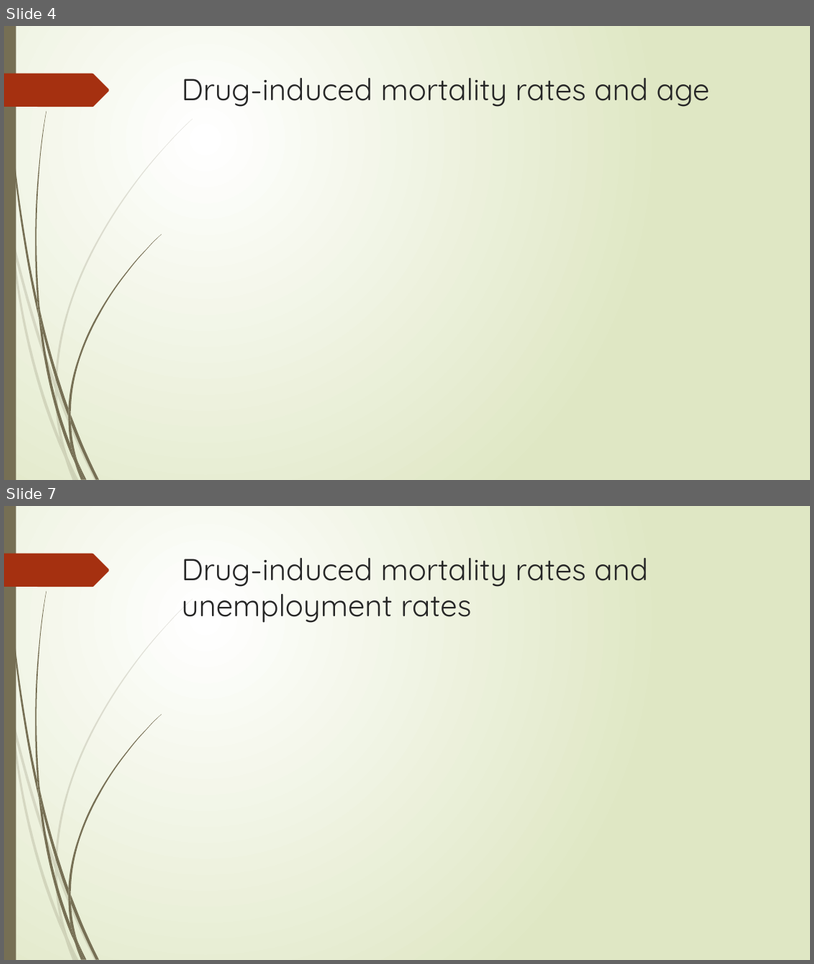
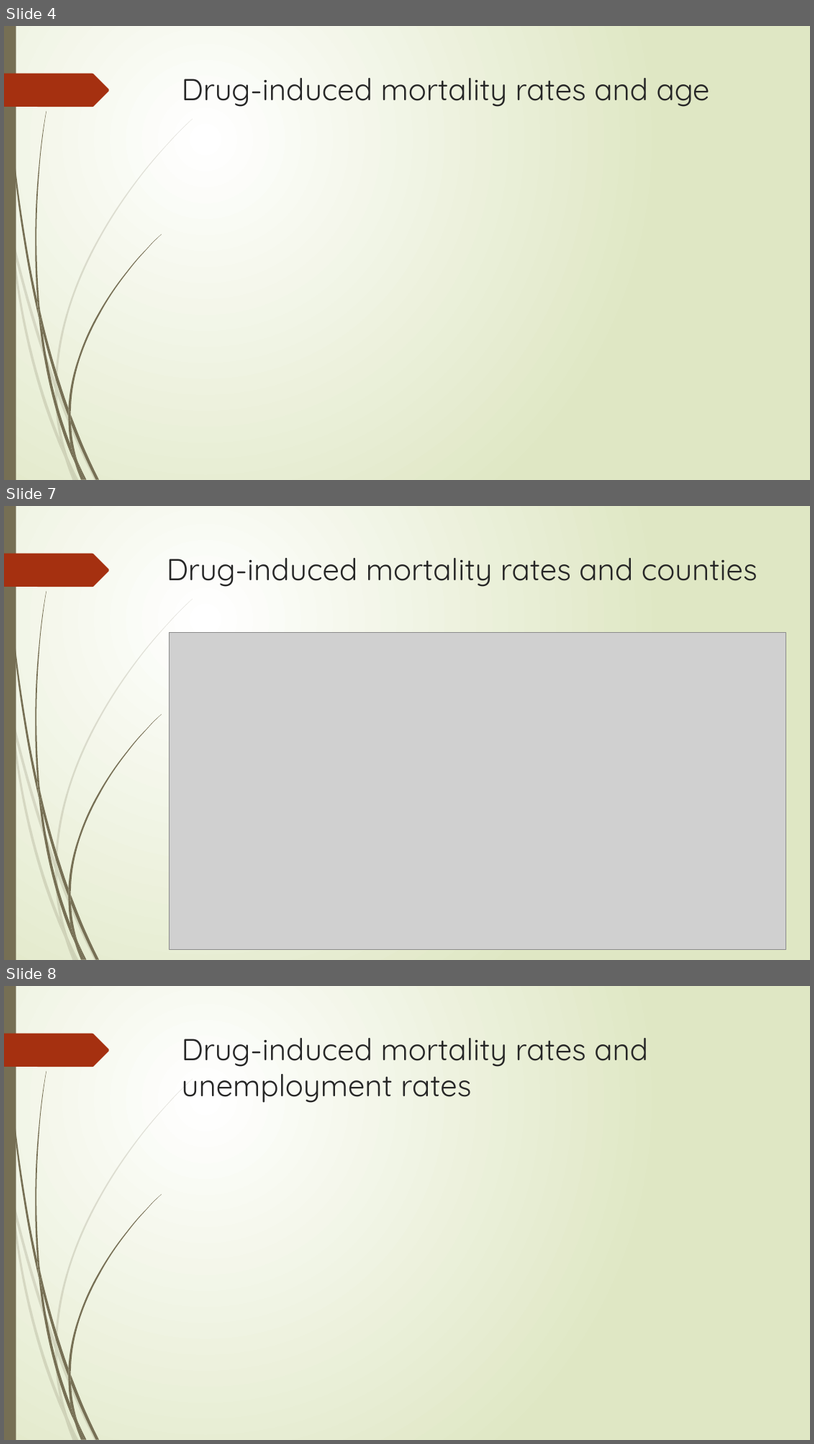
Before and after one commit to yayunl/DataViz-Project1, a slide deck: Drug Mortality and Socio-Economic conditions in Connecticut.pptx. Shown one above the other, each under a label of ours: slides 4 and 7 before the commit, slides 4, 7 and 8 after it; the slides between them are not shown. The pictures are 814x964 and 814x1444 pixels, drawn with LibreOffice and Linux fonts; fonts in the diff are those of the drawing; grey boxes stand for pictures. Boxes give left, top, right and bottom in pixels: in the first picture for what was removed or moved away, otherwise in the second. Text is boxed around its words. In the diff, an @@ line names an element or a change of style, - is before the commit and + after.

```diff
--- a/Drug Mortality and Socio-Economic conditions in Connecticut.pptx
+++ b/Drug Mortality and Socio-Economic conditions in Connecticut.pptx
@@ slide 7 added at <box>4,506,810,960</box>, background gradient #FFFFFF to #DFE8C4; not listed: 24 template elements that a slide beside it also shows @@
@@ title added at <box>167,558,758,587</box>, 36 pt, text #262626 @@
+Drug-induced mortality rates and counties
@@ picture added at <box>169,632,786,950</box> @@
@@ what was slide 7 is now slide 8 @@
```
Also in this commit, not shown: 2 slides changed.
